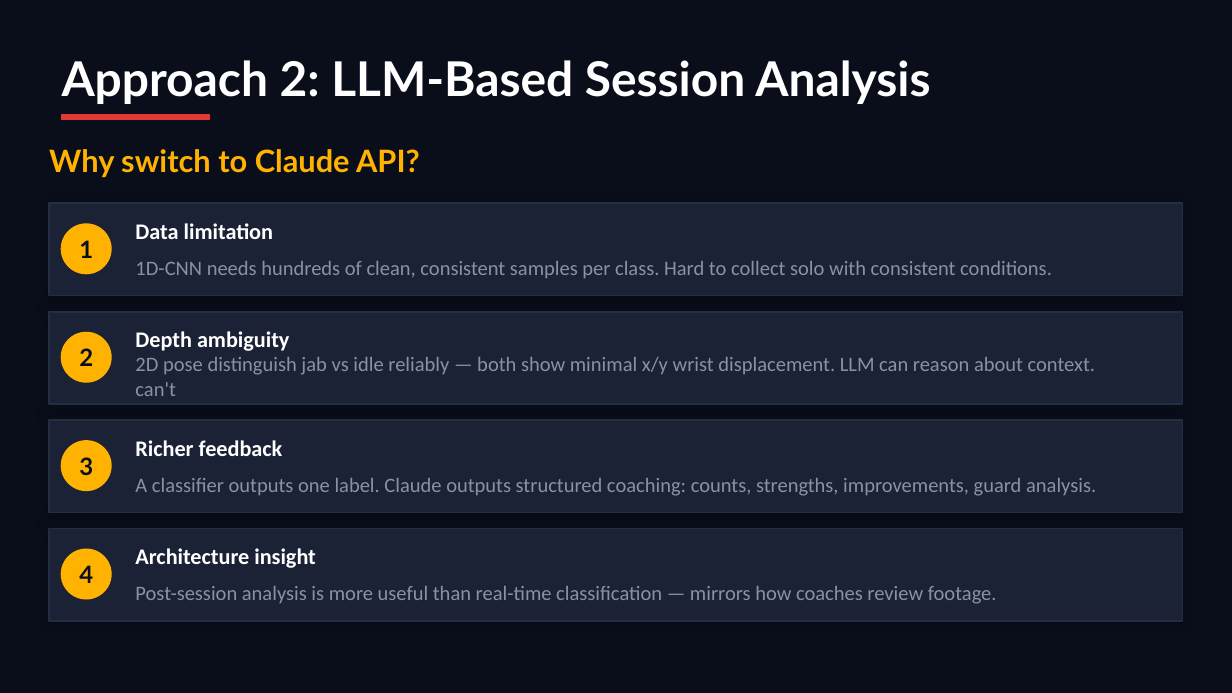
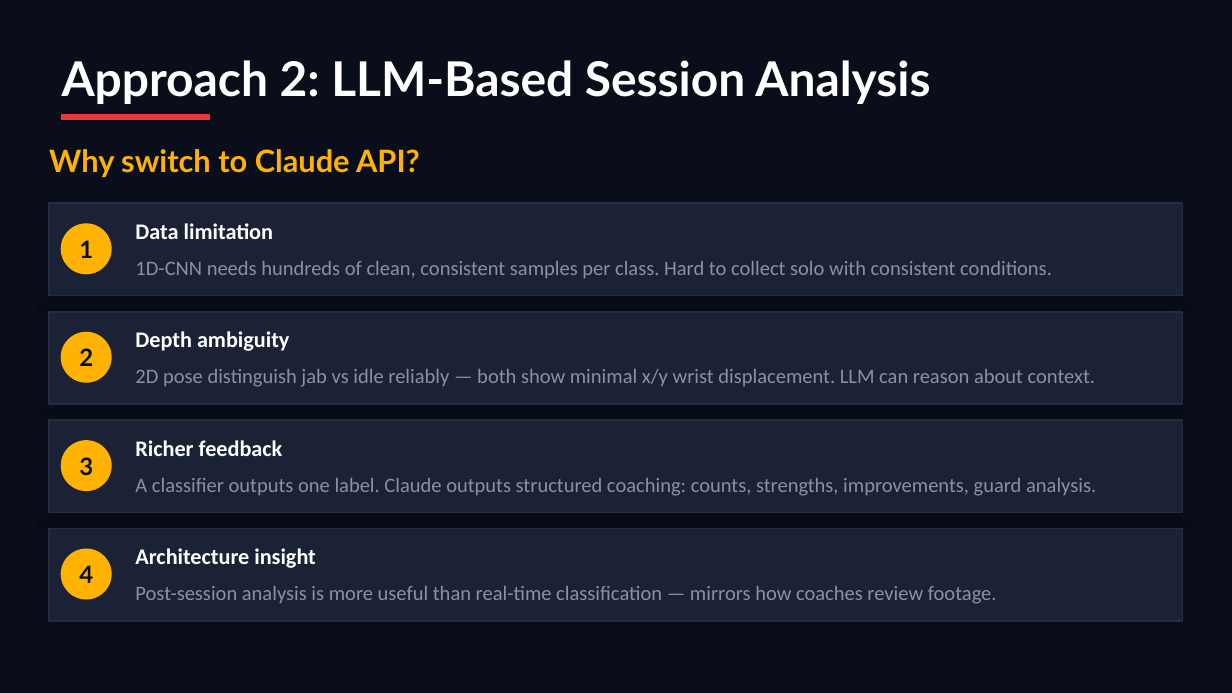
Before and after one commit to buugiiman/boxing-coach, a slide deck: slide 6 of ppt/boxing_coach.pptx (slide 7 before the commit). Drawn at 1232x693 pixels with LibreOffice and Linux fonts; fonts in the diff are those of the drawing. Boxes give left, top, right and bottom in pixels: in the first picture for what was removed or moved away, otherwise in the second. Text is boxed around its words. In the diff, an @@ line names an element or a change of style, - is before the commit and + after.

```diff
--- a/ppt/boxing_coach.pptx
+++ b/ppt/boxing_coach.pptx
@@ text at <box>135,369,1095,387</box>: text changed @@
-2D pose distinguish jab vs idle reliably — both show minimal x/y wrist displacement. LLM can reason about context. can't
+2D pose distinguish jab vs idle reliably — both show minimal x/y wrist displacement. LLM can reason about context.
```
Also in this commit, not shown: 7 other slides changed, 4 slides added, 2 slides removed.
